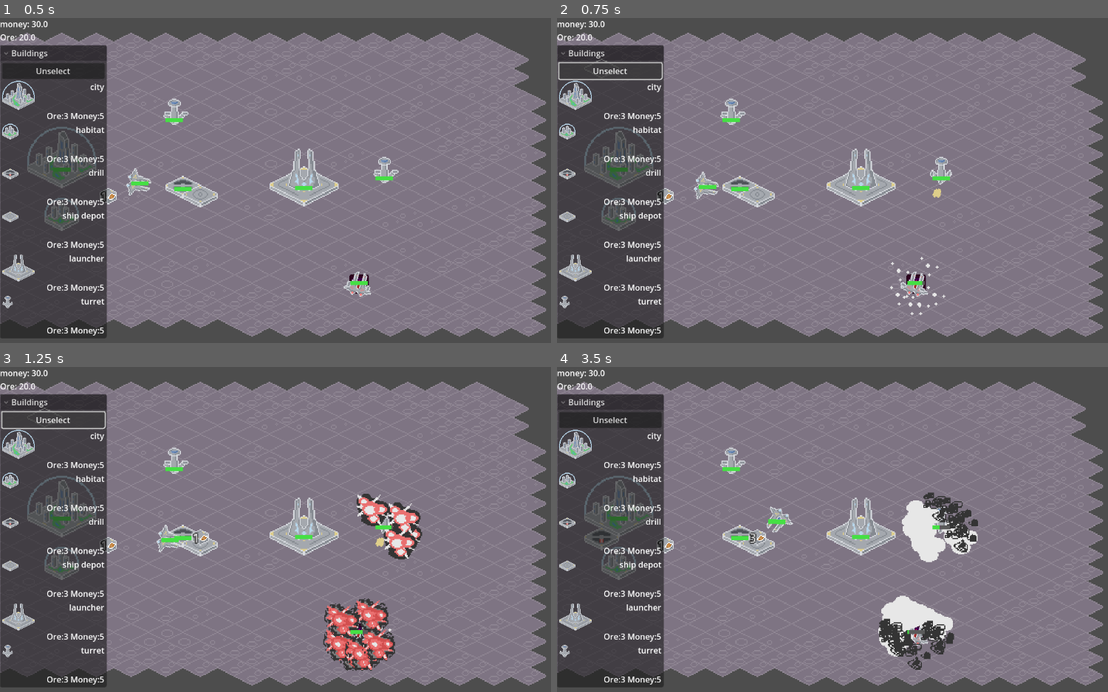
Above: before the commit, frames 1-4 (two rows, left to right).
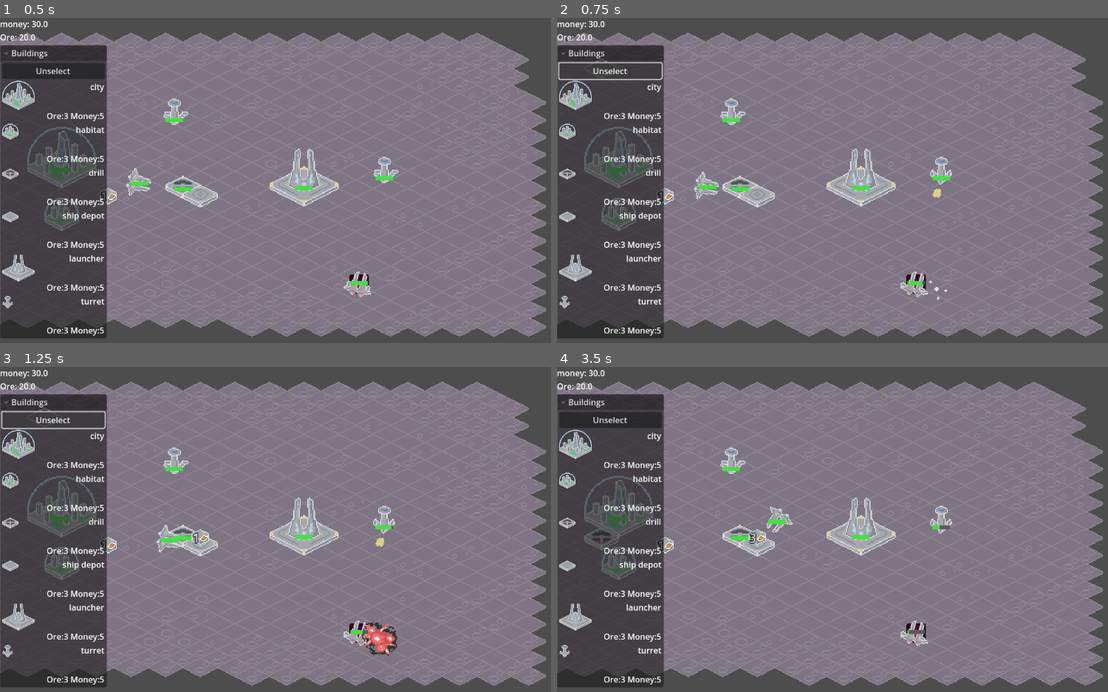
Above: after the commit, the same moments.

Repository: kevinn-t/cmpm-170-tower-defense
Game: Godot game, scene res://main scene.tscn
The game is run twice, just before and just after one commit, with the same random seed, the same clock (stepped at 60 frames per second) and the same inputs. The engine's default icon, where the game draws it, is replaced by a stand-in: a white triangle on a blue panel in a dark square.
Inputs:
- Up to frame 1 (0.5 s): no input
- Up to frame 2 (0.75 s): click "Unselect" at 0.5 s
- Up to frame 3 (1.25 s): no input
- Up to frame 4 (3.5 s): click "city" at 1.25 s; click "habitat" at 2 s; click "drill" at 2.75 s

Frame 1 is identical in both runs. In frame 2, 0.1% of the frame differs, in the area x 60-71%, y 73-92%; in frame 3, 3.3%; in frame 4, 3.5%, in the area x 58-77%, y 38-94%.

Commit message:
explosion chance

Diff:
--- a/Scripts/building.gd
+++ b/Scripts/building.gd
@@ -35,8 +35,11 @@
 	make_hp_bar()
 
 const EXPLOSION = preload("res://Prefabs/explosion.tscn")
-func explosion(explosion_iterations : int = 2, explosion_radius : float = 20):
+func explosion(explosion_iterations : int = 2, explosion_chance : float = 0.2, explosion_radius : float = 20):
 	for i in range(explosion_iterations):
+		var r = randf()
+		if r > explosion_chance:
+			return
 		var inst : Node2D = EXPLOSION.instantiate()
 		add_sibling(inst)
 
--- a/Scripts/unit.gd
+++ b/Scripts/unit.gd
@@ -49,8 +49,11 @@
 	health_bar.rotation = rotation * -1
 
 const EXPLOSION = preload("res://Prefabs/explosion.tscn")
-func explosion(explosion_iterations : int = 2, explosion_radius : float = 20):
+func explosion(explosion_iterations : int = 2, explosion_chance : float = 0.2, explosion_radius : float = 20):
 	for i in range(explosion_iterations):
+		var r = randf()
+		if r > explosion_chance:
+			return
 		var inst : Node2D = EXPLOSION.instantiate()
 		add_sibling(inst)
 
